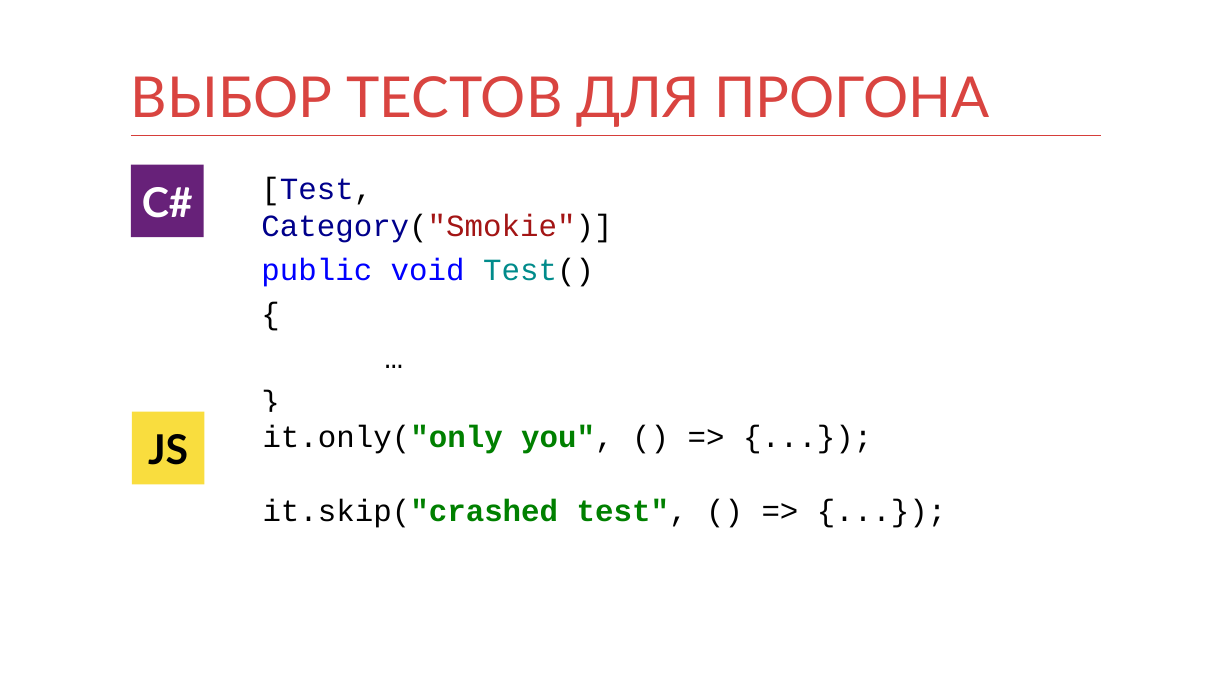
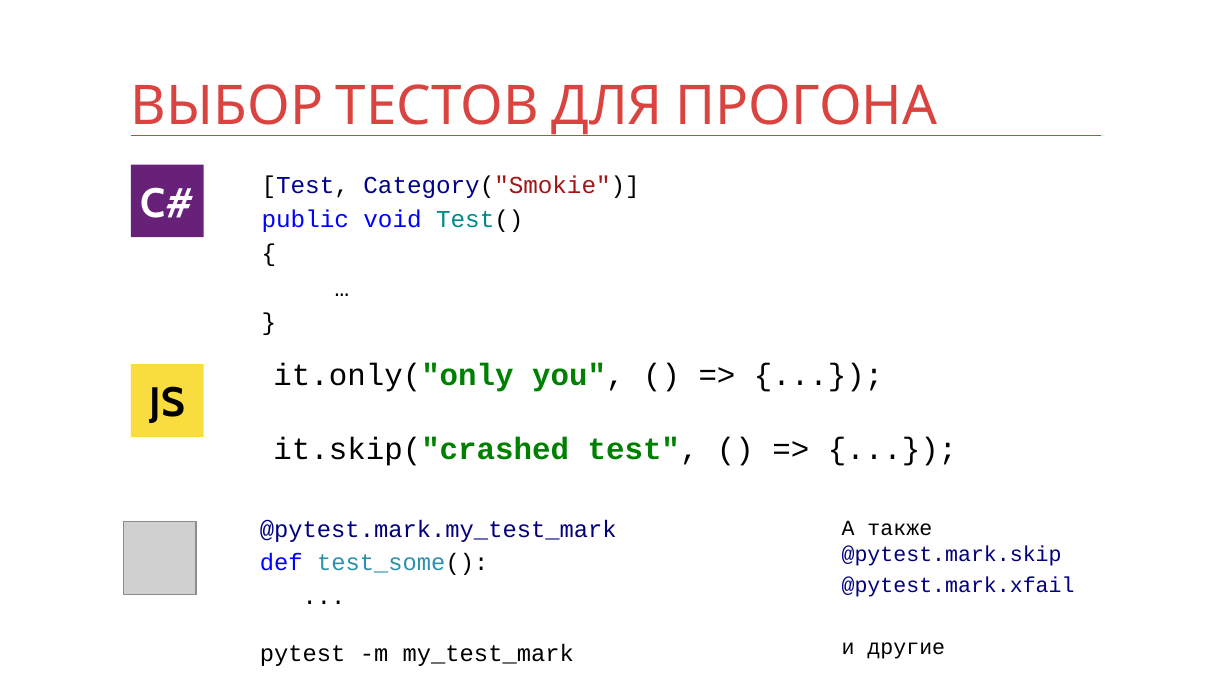
Before and after one commit to kontur-courses/testing, a slide deck: slide 36 of testing.pptx (slide 32 before the commit). Drawn at 1232x693 pixels with LibreOffice and Linux fonts; fonts in the diff are those of the drawing; grey boxes stand for pictures. Boxes give left, top, right and bottom in pixels: in the first picture for what was removed or moved away, otherwise in the second. Text is boxed around its words. In the diff, an @@ line names an element or a change of style, - is before the commit and + after.

```diff
--- a/testing.pptx
+++ b/testing.pptx
@@ title "ВЫБОР ТЕСТОВ ДЛЯ ПРОГОНА" at [131, 84, 937, 136]: size 33 to 32 pt, font Lato to Cabin @@
@@ line (131, 136) - (1101, 136): stroke #D63E3A 1 pt to #D83F3B 0.25 pt @@
@@ text "C#": place and size @@
-text "C#" at [131, 165, 203, 238]
+text "C#" at [140, 187, 194, 218]
@@ text "C#" at [140, 187, 194, 218]: font Lato to Cabin; fill #672179 to none @@
@@ rectangle added at [131, 165, 203, 238], fill #672179 @@
@@ text "[Test, Category("Smokie")]" at [262, 175, 639, 232]: size 18 to 14.2 pt, highlight #FFFFFF to none; more space between paragraphs; less space between paragraphs @@
@@ text "it.only("only you", () => {...}); ...": place and size @@
-text "it.only("only you", () => {...}); ..." at [263, 425, 688, 528]
+text "it.only("only you", () => {...}); ..." at [273, 363, 699, 466]
@@ rectangle added at [131, 365, 203, 437], fill #F9DD3E @@
@@ text "JS": place and size @@
-text "JS" at [132, 411, 205, 484]
+text "JS" at [150, 386, 185, 423]
@@ text "JS" at [150, 386, 185, 423]: font Lato to Cabin; fill #F9DD3E to none @@
@@ picture added at [123, 521, 196, 594] @@
@@ text added at [260, 520, 617, 666], 13.9 pt, text #000000 @@
+@pytest.mark.my_test_mark
+def test_some():
+...
+pytest -m my_test_mark
@@ text added at [842, 520, 1075, 659], 12.6 pt, text #00007F @@
+А также
+@pytest.mark.skip
+@pytest.mark.xfail
+и другие
```
Also in this commit, not shown: 27 other slides changed, 4 slides added, 2 other files.
